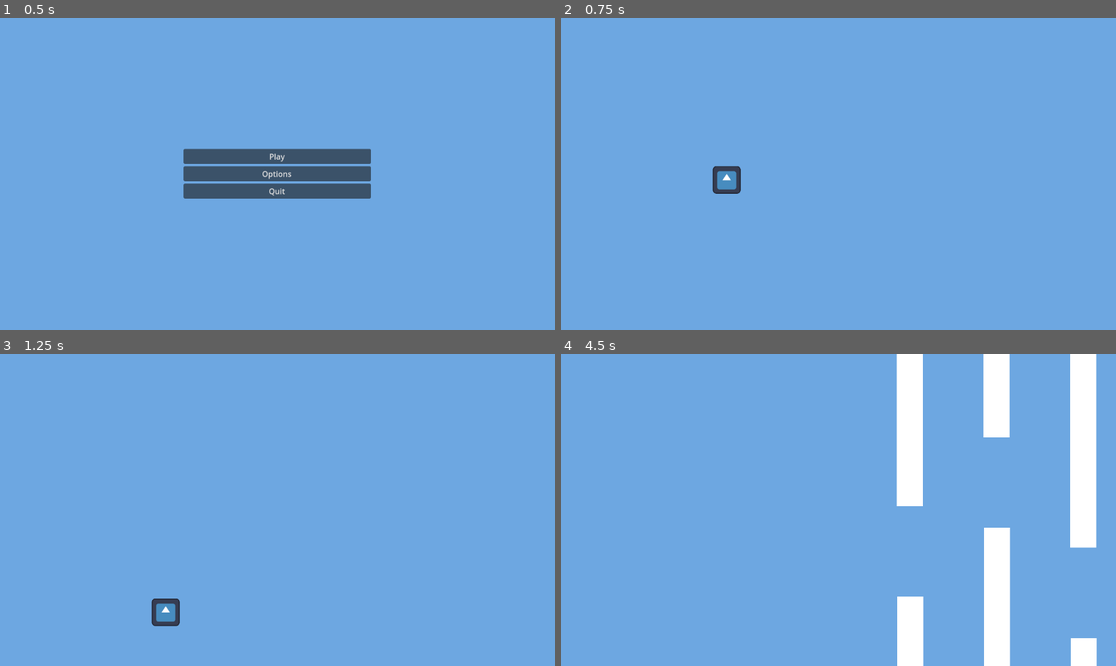
Above: before the commit, frames 1-4 (two rows, left to right).
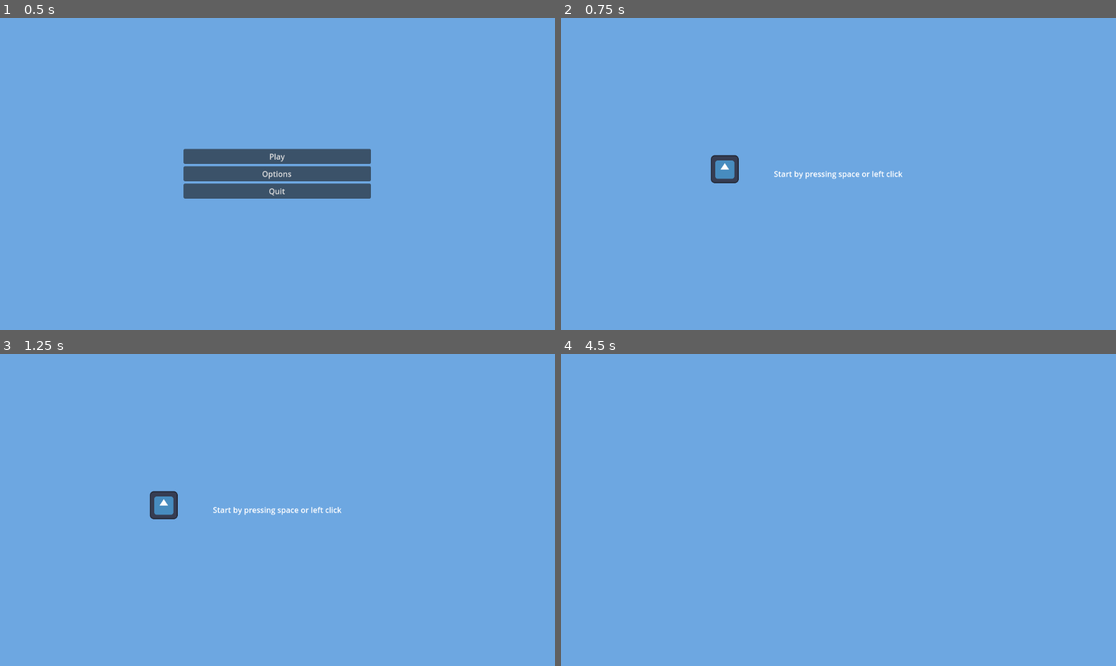
Above: after the commit, the same moments.

Repository: deshis/Modern-User-Interfaces-game
Game: Godot game, scene res://Scenes/menu.tscn
Two runs of this game, one before a commit and one after it. Both use one fixed random seed, a clock stepped at 60 frames per second and the inputs below. The engine's default icon, where the game draws it, is replaced by a stand-in: a white triangle on a blue panel in a dark square.
Inputs:
- Up to frame 1 (0.5 s): no input
- Up to frame 2 (0.75 s): click "Play" at 0.5 s
- Up to frame 3 (1.25 s): no input
- Up to frame 4 (4.5 s): tap Space (jump) at 1.35, 1.52, 1.82, 2.1, 2.27, 2.57, 2.85, 3.6, 3.77, 4.07, 4.35 s

Frame 1 is identical in both runs. In frame 2, 0.8% of the frame differs, in the area x 26-62%, y 43-57%; in frame 3, 1.1%; in frame 4, 10%, in the area x 60-97%, y 0-100%.

Commit message:
game start sequence added

Diff:
--- a/Scenes/game.tscn
+++ b/Scenes/game.tscn
@@ -1,6 +1,7 @@
-[gd_scene load_steps=8 format=3 uid="uid://cvyicon5ka5g8"]
+[gd_scene load_steps=9 format=3 uid="uid://cvyicon5ka5g8"]
 
 [ext_resource type="PackedScene" uid="uid://c4llwjitoq4et" path="res://Scenes/player.tscn" id="1_fi37j"]
+[ext_resource type="Script" path="res://Scenes/game_manager.gd" id="1_tapq1"]
 [ext_resource type="Script" path="res://Scripts/obstacle_spawner.gd" id="2_s5txi"]
 [ext_resource type="Script" path="res://obstacle_destroyer.gd" id="3_kp4v2"]
 [ext_resource type="PackedScene" uid="uid://c2aejk1eh0vtm" path="res://Scenes/pause_menu.tscn" id="4_awaty"]
@@ -13,9 +14,11 @@
 [sub_resource type="RectangleShape2D" id="RectangleShape2D_n3xm3"]
 size = Vector2(415, 20)
 
-[node name="Main" type="Node2D"]
+[node name="Game" type="Node2D"]
+script = ExtResource("1_tapq1")
 
 [node name="Camera2D" type="Camera2D" parent="."]
+position = Vector2(4, 10)
 
 [node name="Player" parent="." instance=ExtResource("1_fi37j")]
 
@@ -48,7 +51,26 @@
 rotation = -3.14159
 shape = SubResource("RectangleShape2D_n3xm3")
 
-[node name="pause_menu" parent="." instance=ExtResource("4_awaty")]
+[node name="CanvasLayer" type="CanvasLayer" parent="."]
+
+[node name="MarginContainer" type="MarginContainer" parent="CanvasLayer"]
+anchors_preset = 15
+anchor_right = 1.0
+anchor_bottom = 1.0
+grow_horizontal = 2
+grow_vertical = 2
+size_flags_horizontal = 4
+theme_override_constants/margin_top = 20
+theme_override_constants/margin_bottom = 20
+
+[node name="pause_menu" parent="CanvasLayer/MarginContainer" instance=ExtResource("4_awaty")]
+layout_mode = 2
+
+[node name="start_text" type="Label" parent="CanvasLayer/MarginContainer"]
+layout_mode = 2
+size_flags_horizontal = 4
+text = "Start by pressing space or left click"
+horizontal_alignment = 1
 
 [connection signal="timeout" from="ObstacleSpawner/ObstacleSpawnTimer" to="ObstacleSpawner" method="_on_obstacle_spawn_timer_timeout"]
 [connection signal="area_entered" from="ObstacleDestroyer" to="ObstacleDestroyer" method="_on_area_entered"]
--- /dev/null
+++ b/Scenes/game_manager.gd
@@ -0,0 +1,10 @@
+extends Node2D
+
+var game_started = false
+
+func _process(delta: float) -> void:
+	if Input.is_action_just_pressed("jump"):
+		game_started = true
+		$Player.start_game()
+		$ObstacleSpawner.start()
+		$CanvasLayer/MarginContainer/start_text.visible = false
--- a/Scripts/obstacle_spawner.gd
+++ b/Scripts/obstacle_spawner.gd
@@ -7,7 +7,7 @@
 @export var obstacle_delay := 1.0
 
 
-func _ready() -> void:
+func start() -> void:
 	obstacle_spawn_timer.start(obstacle_delay)
 
 
--- a/Scripts/player.gd
+++ b/Scripts/player.gd
@@ -6,7 +6,16 @@
 var score := 0
 var alive := true
 
+var game_started = false
+
+func start_game():
+	game_started = true
+	velocity.y = JUMP_VELOCITY
+
 func _physics_process(delta: float) -> void:
+	if !game_started:
+		return
+
 	if not is_on_floor():
 		velocity += get_gravity() * delta
 
